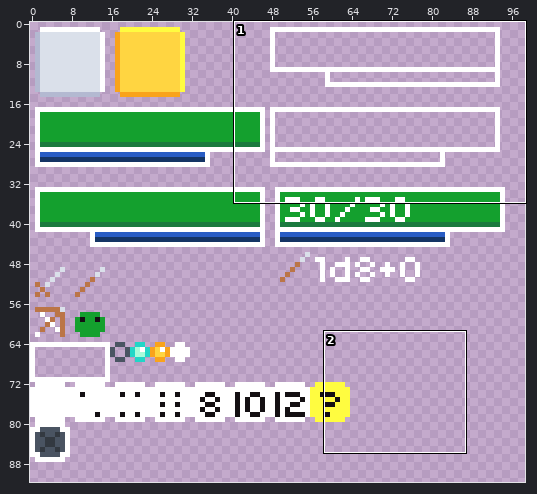
Two states of a pixel-art file, asset/gfx/ui.ase. Above, an overview of the earlier version with the close-up marked.
Close-up. Before the edit:
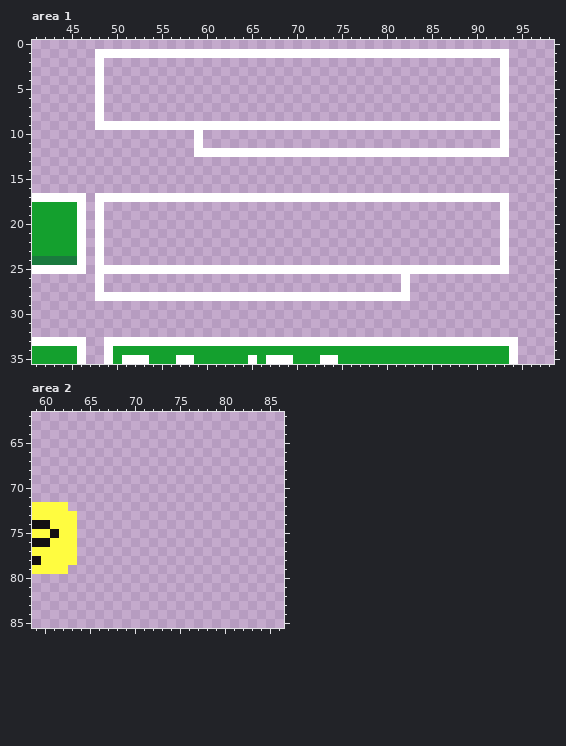
128x128 pixels, 1 frame. Shown: area 1: x 41..98, y 0..35; area 2: x 59..86, y 62..85. The wide view leaves out empty margins.
And afterwards:
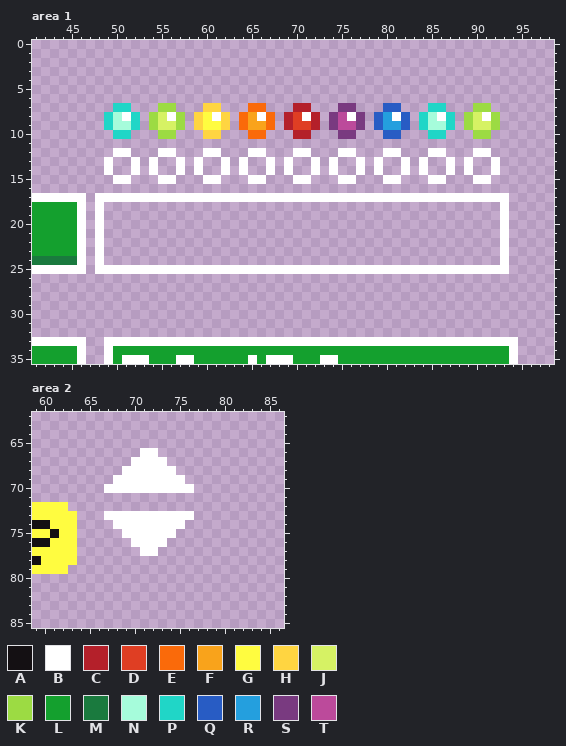
Palette (. is transparent): A #141013  B #ffffff  C #b4202a  D #df3e23  E #fa6a0a  F #f9a31b  G #fffc40  H #ffd541  J #d6f264  K #9cdb43  L #14a02e  M #1a7a3e  N #a6fcdb  P #20d6c7  Q #285cc4  R #249fde  S #793a80  T #bc4a9b
Edits made:
Changed rows in their new state; - is an unchanged pixel.
Area 1:
first column x 48:
 1 ..............................................
 2 .--------------------------------------------.
 3 .--------------------------------------------.
 4 .--------------------------------------------.
 5 .--------------------------------------------.
 6 .--------------------------------------------.
 7 .-PP---KK---HH---EE---CC---SS---QQ---PP---KK-.
 8 .PNBP-KJBK-HGBH-EFBE-CDBC-STBS-QRBQ-PNBP-KJBK.
 9 .PNNP.KJJK.HGGH.EFFE.CDDC.STTS.QRRQ.PNNP.KJJK.
10 --PP---KK--.HH---EE---CC---SS---QQ---PP---KK-.
11 -----------.---------------------------------.
12 --BB---BB--.--...--...--...--...--...--...--..
13 -B--B-B--B-B--B-B--B-B--B-B--B-B--B-B--B-B--B-
14 -B--B-B--B-B--B-B--B-B--B-B--B-B--B-B--B-B--B-
15 --BB---BB---BB---BB---BB---BB---BB---BB---BB--
first column x 48:
26 .---------------------------------.
27 .---------------------------------.
28 ...................................
Area 2:
first column x 67:
66 ----BB----
67 ---BBBB---
68 --BBBBBB--
69 -BBBBBBBB-
70 BBBBBBBBBB
73 BBBBBBBBBB
74 -BBBBBBBB-
75 --BBBBBB--
76 ---BBBB---
77 ----BB----
Where, in picture pixels (left, top, right, bottom), the same in both close-ups:
changed: (95, 49, 509, 184)
erased: (95, 274, 410, 301)
added: (104, 448, 194, 556)
